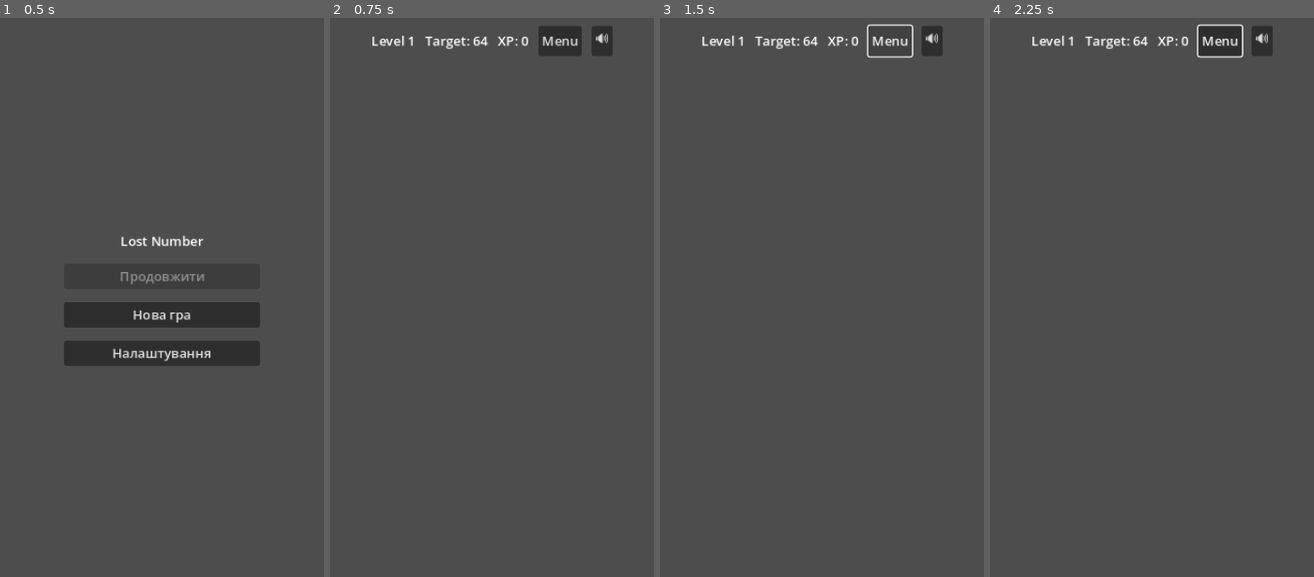
Above: before the commit, frames 1-4 (left to right).
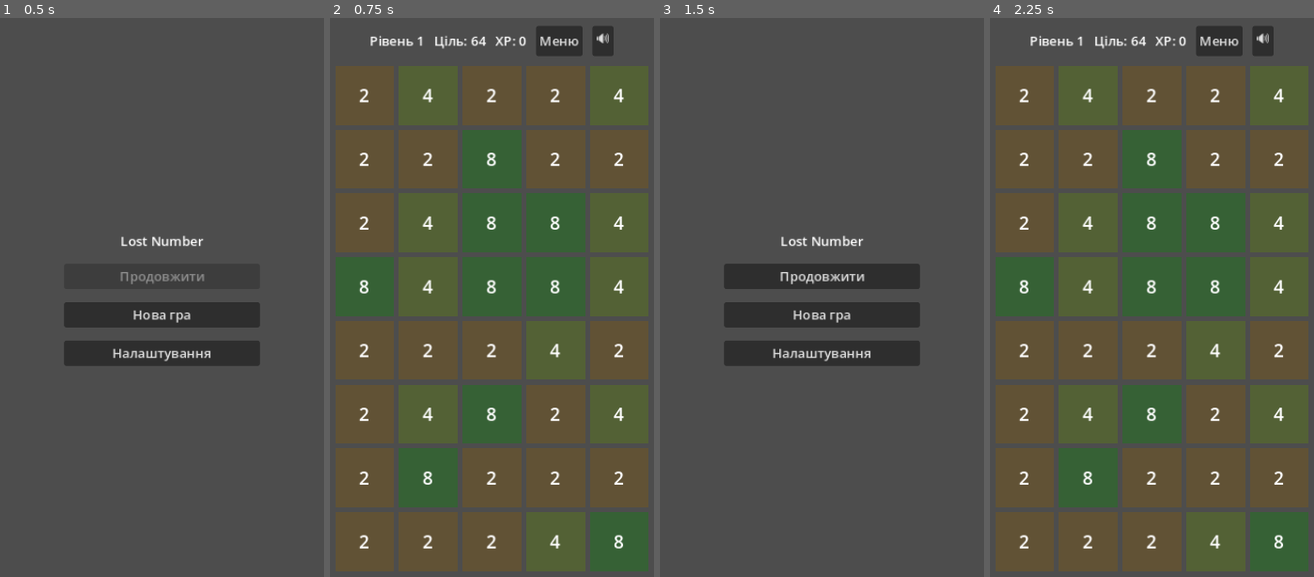
Above: after the commit, the same moments.

Repository: Averixor/LostNumber
Game: Godot game, scene res://scenes/MainMenu.tscn
The game is run twice, just before and just after one commit, with the same random seed, the same clock (stepped at 60 frames per second) and the same inputs.
Inputs (mouse positions are in pixels of both pictures, inside the frame that each line leads up to):
- Up to frame 1 (0.5 s): no input
- Up to frame 2 (0.75 s): click "Нова гра" at 0.5 s
- Up to frame 3 (1.5 s): click "Menu" (after the commit: "Меню") at 1.25 s
- Up to frame 4 (2.25 s): click (1152, 275) at 2 s, where only the run after the commit has a clickable "Продовжити"

Frame 1 is identical in both runs. In frame 2, 2.9% of the frame differs, in the area x 8-92%, y 1-95%; in frame 3, 9.1%, in the area x 13-88%, y 1-63%; in frame 4, 3.1%.
Error before the commit: Invalid access to property or key 'pressed' on a base object of type 'Control (TileView)'. (res://scripts/game/Board.gd:46)

Commit message:
Fix Godot gameplay touch audio and save flow

Diff:
--- a/godot/project.godot
+++ b/godot/project.godot
@@ -6,7 +6,8 @@
 [application]
 
 config/name="Lost Number"
-config/description="Offline number-chain puzzle. Godot 2.0 MVP."
+config/description="Offline number-chain puzzle. Godot 2.0."
+config/version="2.0.0"
 run/main_scene="res://scenes/MainMenu.tscn"
 config/features=PackedStringArray("4.3", "Forward Plus")
 config/icon="res://icon.svg"
--- a/godot/scripts/game/Board.gd
+++ b/godot/scripts/game/Board.gd
@@ -9,14 +9,20 @@
 
 @export var cell_size: Vector2 = Vector2(72, 72)
 @export var cell_gap: float = 6.0
+@export var gap_tolerance: float = 14.0
 
 var state: GameState
 var _tiles: Array = []
 var _dragging: bool = false
+var _last_pointer_local: Vector2 = Vector2.INF
+var _highlighted_cells: Dictionary = {}
+var _drag_flush_queued: bool = false
+var _pending_drag_local: Vector2 = Vector2.ZERO
 
 
 func _ready() -> void:
 	_build_grid()
+	mouse_filter = Control.MOUSE_FILTER_STOP
 
 
 func bind_state(game_state: GameState) -> void:
@@ -26,105 +32,256 @@
 
 func _build_grid() -> void:
 	_tiles.clear()
+
 	for child in get_children():
 		child.queue_free()
 
-	var total_w := GRID_W * cell_size.x + (GRID_W - 1) * cell_gap
-	var total_h := GRID_H * cell_size.y + (GRID_H - 1) * cell_gap
-	custom_minimum_size = Vector2(total_w, total_h)
+	custom_minimum_size = Vector2(
+		GRID_W * cell_size.x + (GRID_W - 1) * cell_gap,
+		GRID_H * cell_size.y + (GRID_H - 1) * cell_gap
+	)
 
 	for x in GRID_W:
 		var col: Array = []
+
 		for y in GRID_H:
 			var tile := TileView.new()
 			tile.cell_size = cell_size
-			tile.setup(Vector2i(x, y), 0)
 			tile.position = Vector2(
 				x * (cell_size.x + cell_gap),
 				y * (cell_size.y + cell_gap)
 			)
-			tile.pressed.connect(_on_tile_pressed)
+
 			add_child(tile)
+			tile.setup(Vector2i(x, y), 0)
 			col.append(tile)
+
 		_tiles.append(col)
 
 
 func refresh_all() -> void:
 	if state == null:
 		return
+
 	var target := state.get_target()
+	_clear_chain_highlights()
+
 	for x in GRID_W:
 		for y in GRID_H:
-			var v: int = state.board.grid[x][y]
-			_tiles[x][y].set_value(v)
-			_tiles[x][y].set_target_highlight(v == target)
-			_tiles[x][y].set_chain_selected(false)
-
-
-func _on_tile_pressed(cell: Vector2i) -> void:
+			var value: int = state.board.grid[x][y]
+			var tile: TileView = _tiles[x][y]
+
+			tile.set_value(value)
+			tile.set_target_highlight(value == target)
+			tile.set_chain_selected(false)
+
+	_update_chain_visual()
+
+
+func _gui_input(event: InputEvent) -> void:
+	if not is_inside_tree():
+		return
 	if state == null or state.phase != GameState.Phase.PLAYING:
 		return
+
+	var local_pos: Vector2 = _pointer_local_from_gui_event(event)
+
+	if event is InputEventMouseButton and event.button_index == MOUSE_BUTTON_LEFT:
+		if event.pressed:
+			_start_drag_at_local(local_pos)
+		else:
+			_finish_drag()
+		accept_event()
+		return
+
+	if event is InputEventMouseMotion:
+		if _dragging:
+			_queue_drag(local_pos)
+			accept_event()
+		return
+
+	if event is InputEventScreenTouch:
+		if event.pressed:
+			_start_drag_at_local(local_pos)
+		else:
+			_finish_drag()
+		accept_event()
+		return
+
+	if event is InputEventScreenDrag:
+		if _dragging:
+			_queue_drag(local_pos)
+			accept_event()
+		return
+
+
+func _queue_drag(local_pos: Vector2) -> void:
+	_pending_drag_local = local_pos
+	if _drag_flush_queued:
+		return
+	_drag_flush_queued = true
+	call_deferred("_flush_pending_drag")
+
+
+func _flush_pending_drag() -> void:
+	_drag_flush_queued = false
+	if not _dragging:
+		return
+	_extend_drag_at_local(_pending_drag_local)
+
+
+func _start_drag_at_local(local_pos: Vector2) -> void:
+	var cell := _cell_at_local(local_pos)
+
+	if cell.x < 0:
+		return
+
 	_dragging = true
+	_last_pointer_local = local_pos
 	state.begin_chain(cell)
 	_update_chain_visual()
 
 
-func _input(event: InputEvent) -> void:
-	if not _dragging or state == null:
-		return
-
-	if event is InputEventMouseMotion:
-		var cell := _cell_at_screen(event.position)
-		if cell.x >= 0:
-			state.extend_chain(cell)
-			_update_chain_visual()
-
-	if event is InputEventMouseButton and not event.pressed and event.button_index == MOUSE_BUTTON_LEFT:
-		_finish_drag()
-
-	if event is InputEventScreenDrag:
-		var cell := _cell_at_screen(event.position)
-		if cell.x >= 0:
-			state.extend_chain(cell)
-			_update_chain_visual()
-
-	if event is InputEventScreenTouch and not event.pressed:
-		_finish_drag()
-
-
-func _finish_drag() -> void:
+func _extend_drag_at_local(local_pos: Vector2) -> void:
+	var cells := _collect_cells_along_pointer_path(local_pos)
+	if cells.is_empty():
+		return
+
+	var path_changed := false
+	for cell in cells:
+		var path_len_before := state.selected_path.size()
+		if not state.extend_chain(cell):
+			continue
+		path_changed = true
+		if state.selected_path.size() > path_len_before:
+			AudioManager.play_sfx("connect")
+
+	if path_changed:
+		_update_chain_visual()
+
+
+func _notification(what: int) -> void:
+	if what == NOTIFICATION_WM_WINDOW_FOCUS_OUT and _dragging:
+		_finish_drag(false)
+
+
+func _collect_cells_along_pointer_path(local_pos: Vector2) -> Array[Vector2i]:
+	var cells: Array[Vector2i] = []
+	var cell := _cell_at_local(local_pos)
+
+	if cell.x < 0:
+		_last_pointer_local = local_pos
+		return cells
+
+	if not _last_pointer_local.is_finite():
+		_last_pointer_local = local_pos
+		return [cell]
+
+	var dx := local_pos.x - _last_pointer_local.x
+	var dy := local_pos.y - _last_pointer_local.y
+	var distance := sqrt(dx * dx + dy * dy)
+	var min_side := minf(cell_size.x, cell_size.y)
+	var step := maxf(min_side * 0.35, 10.0)
+
+	if distance < step * 0.45:
+		_last_pointer_local = local_pos
+		return [cell]
+
+	var count := maxi(1, int(ceil(distance / step)))
+	for i in range(1, count + 1):
+		var t := float(i) / float(count)
+		var sample := Vector2(
+			_last_pointer_local.x + dx * t,
+			_last_pointer_local.y + dy * t
+		)
+		var sample_cell := _cell_at_local(sample)
+		if sample_cell.x < 0:
+			continue
+		if cells.is_empty() or cells.back() != sample_cell:
+			cells.append(sample_cell)
+
+	_last_pointer_local = local_pos
+	return cells
+
+
+func _finish_drag(play_cancel_signal: bool = true) -> void:
+	if not _dragging:
+		return
+
 	_dragging = false
+	_drag_flush_queued = false
+	_last_pointer_local = Vector2.INF
+
 	if state == null:
 		return
 
 	if state.can_finish_current_chain():
-		chain_finished.emit(state.selected_path.duplicate())
+		var finished_path := state.selected_path.duplicate()
+		chain_finished.emit(finished_path)
 	else:
 		state.clear_chain()
-		chain_cancelled.emit()
+
+		if play_cancel_signal:
+			chain_cancelled.emit()
+
 	_update_chain_visual()
 
 
-func _cell_at_screen(screen_pos: Vector2) -> Vector2i:
-	var local := get_global_transform().affine_inverse() * screen_pos
+func _pointer_local_from_gui_event(event: InputEvent) -> Vector2:
+	# _gui_input delivers event.position in this control's local space already.
+	# make_input_local() expects viewport coords and double-transforms here (~HUD offset).
+	return event.position
+
+
+func _cell_at_local(local_pos: Vector2) -> Vector2i:
 	var step := cell_size + Vector2(cell_gap, cell_gap)
-	var x := int(floor(local.x / step.x))
-	var y := int(floor(local.y / step.y))
-	if x < 0 or x >= GRID_W or y < 0 or y >= GRID_H:
+
+	var x := int(floor(local_pos.x / step.x))
+	var y := int(floor(local_pos.y / step.y))
+
+	if x < 0 or x >= GRID_W:
 		return Vector2i(-1, -1)
-	var in_cell := local - Vector2(x, y) * step
-	if in_cell.x > cell_size.x or in_cell.y > cell_size.y:
+
+	if y < 0 or y >= GRID_H:
 		return Vector2i(-1, -1)
+
+	var cell_origin := Vector2(x, y) * step
+	var in_cell := local_pos - cell_origin
+
+	var inside := (
+		in_cell.x >= -gap_tolerance
+		and in_cell.y >= -gap_tolerance
+		and in_cell.x <= cell_size.x + gap_tolerance
+		and in_cell.y <= cell_size.y + gap_tolerance
+	)
+
+	if not inside:
+		return Vector2i(-1, -1)
+
 	return Vector2i(x, y)
 
 
+func _clear_chain_highlights() -> void:
+	for cell in _highlighted_cells:
+		_tiles[cell.x][cell.y].set_chain_selected(false)
+	_highlighted_cells.clear()
+
+
 func _update_chain_visual() -> void:
+	if state == null:
+		return
+
 	var can_finish := state.can_finish_current_chain()
-	for x in GRID_W:
-		for y in GRID_H:
-			var selected := false
-			for p in state.selected_path:
-				if p == Vector2i(x, y):
-					selected = true
-					break
-			_tiles[x][y].set_chain_selected(selected, can_finish)
+	var next: Dictionary = {}
+
+	for p in state.selected_path:
+		next[p] = true
+
+	for cell in _highlighted_cells:
+		if not next.has(cell):
+			_tiles[cell.x][cell.y].set_chain_selected(false)
+
+	for p in state.selected_path:
+		_tiles[p.x][p.y].set_chain_selected(true, can_finish)
+
+	_highlighted_cells = next
--- a/godot/scripts/game/Game.gd
+++ b/godot/scripts/game/Game.gd
@@ -1,12 +1,15 @@
 extends Control
+
 
 @onready var board_view: BoardView = $VBox/BoardView
 @onready var level_label: Label = $VBox/HUD/LevelLabel
 @onready var target_label: Label = $VBox/HUD/TargetLabel
 @onready var xp_label: Label = $VBox/HUD/XPLabel
 @onready var level_complete_panel: PanelContainer = $LevelCompleteOverlay
-@onready var continue_button: Button = $LevelCompleteOverlay/VBox/ContinueButton
+@onready var continue_button: Button = $LevelCompleteOverlay/Center/VBox/ContinueButton
 @onready var menu_button: Button = $VBox/HUD/MenuButton
+@onready var sound_button: Button = $VBox/HUD/SoundButton
+@onready var overlay_title: Label = $LevelCompleteOverlay/Center/VBox/Title
 
 var state: GameState = GameState.new()
 
@@ -15,24 +18,56 @@
 	level_complete_panel.visible = false
 	continue_button.pressed.connect(_on_continue_level)
 	menu_button.pressed.connect(_on_back_to_menu)
+	sound_button.pressed.connect(_on_sound_toggle)
 
-	board_view.bind_state(state)
 	board_view.chain_finished.connect(_on_chain_finished)
 	board_view.chain_cancelled.connect(_on_chain_cancelled)
 
+	var loaded_from_save := false
 	if SaveManager.has_save():
-		SaveManager.load_game(state)
+		var loaded_state = SaveManager.load_game(state)
+		if loaded_state != null:
+			state = loaded_state
+			loaded_from_save = true
+		else:
+			state.start_new_game()
 	else:
 		state.start_new_game()
 
+	board_view.bind_state(state)
+
+
 	_refresh_hud()
-	board_view.refresh_all()
+	_update_sound_button()
+	level_complete_panel.visible = state.should_show_level_complete()
+
+
+	AudioManager.play_music("ambient")
+
+
+func _notification(what: int) -> void:
+	if what == NOTIFICATION_WM_GO_BACK_REQUEST:
+		_on_back_to_menu()
 
 
 func _refresh_hud() -> void:
-	level_label.text = "Level %d" % (state.current_level + 1)
-	target_label.text = "Target: %d" % state.get_target()
-	xp_label.text = "XP: %d" % state.xp
+	level_label.text = "Рівень %d" % (state.current_level + 1)
+	target_label.text = "Ціль: %s" % state.format_value(state.get_target())
+	xp_label.text = "XP: %s" % state.format_value(state.xp)
+	overlay_title.text = "Рівень пройдено!"
+	continue_button.text = "Наступний рівень"
+	menu_button.text = "Меню"
+	_update_sound_button()
+
+
+func _update_sound_button() -> void:
+	sound_button.text = "🔊" if AudioManager.is_audio_enabled() else "🔇"
+
+
+func _on_sound_toggle() -> void:
+	AudioManager.play_sfx("button")
+	AudioManager.toggle_all_audio()
+	_update_sound_button()
 
 
 func _on_chain_finished(_path: Array[Vector2i]) -> void:
@@ -49,7 +84,7 @@
 
 	if result.get("level_complete", false):
 		AudioManager.play_sfx("level_complete")
-		level_complete_panel.visible = true
+		level_complete_panel.visible = state.should_show_level_complete()
 
 
 func _on_chain_cancelled() -> void:
@@ -57,13 +92,23 @@
 
 
 func _on_continue_level() -> void:
-	state.complete_level_transition()
+
+	AudioManager.play_sfx("button")
+	var pending_before := state.pending_transition.duplicate(true)
+	if state.should_show_level_complete():
+		state.complete_level_transition()
+	else:
+		state.sanitize_win_phase()
+
+
 	level_complete_panel.visible = false
 	_refresh_hud()
 	board_view.refresh_all()
 	SaveManager.save_game(state)
 
 
+
 func _on_back_to_menu() -> void:
+	AudioManager.play_sfx("button")
 	SaveManager.save_game(state)
 	get_tree().change_scene_to_file("res://scenes/MainMenu.tscn")
